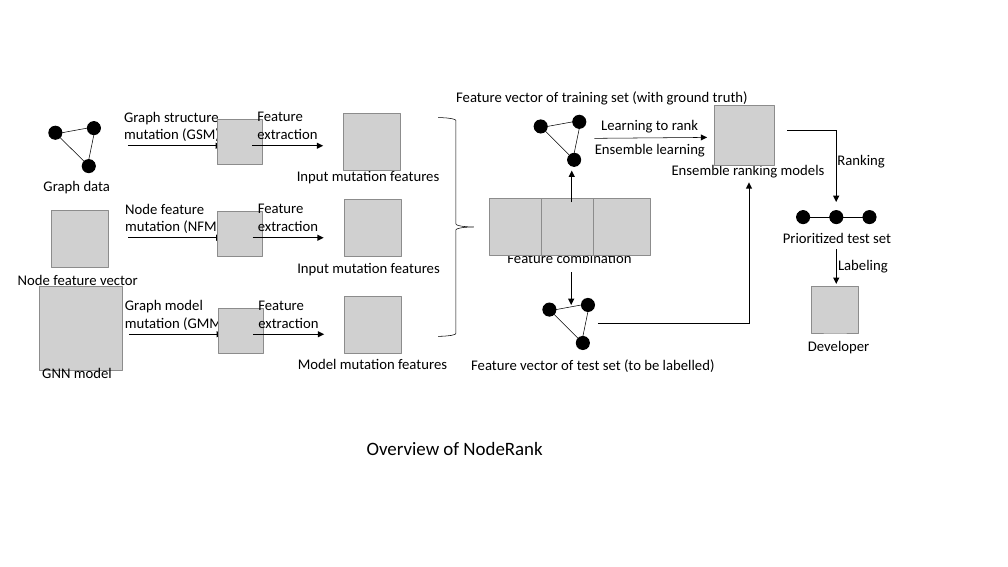
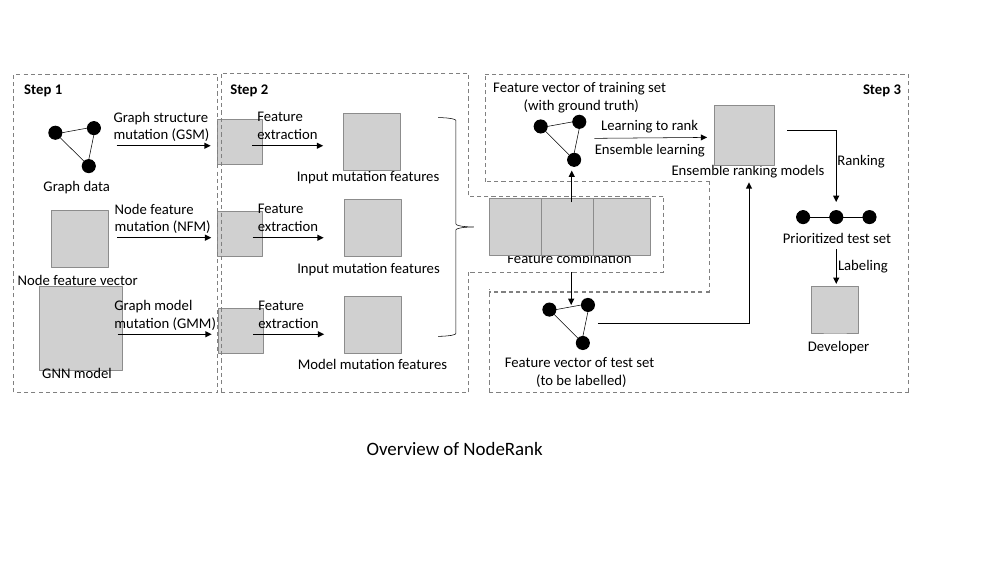
Before and after one commit to yinghuali/NodeRank, a slide deck: slide 13 of NodeRank.pptx (slide 10 before the commit). Drawn at 1008x567 pixels with LibreOffice and Linux fonts; fonts in the diff are those of the drawing; grey boxes stand for pictures. Boxes give left, top, right and bottom in pixels: in the first picture for what was removed or moved away, otherwise in the second. Text is boxed around its words. In the diff, an @@ line names an element or a change of style, - is before the commit and + after.

```diff
--- a/NodeRank.pptx
+++ b/NodeRank.pptx
@@ rectangle added at (14, 74, 218, 392), outline #808080 1 pt dashed @@
@@ text added at (24, 84, 62, 97), 14 pt, text #000000, bold @@
+Step 1
@@ line added from (222, 74) to (222, 392), #808080 1 pt dashed @@
@@ line added from (467, 73) to (222, 73), #808080 1 pt dashed @@
@@ text added at (230, 84, 268, 97), 14 pt, text #000000, bold @@
+Step 2
@@ line added from (469, 196) to (469, 74), #808080 1 pt dashed @@
@@ line added from (905, 74) to (485, 74), #808080 1 pt dashed @@
@@ line added from (485, 181) to (485, 73), #808080 1 pt dashed @@
@@ text at (493, 82, 666, 113): text changed @@
-Feature vector of training set (with ground truth)
+Feature vector of training set
+(with ground truth)
@@ text added at (863, 84, 901, 97), 14 pt, text #000000, bold @@
+Step 3
@@ line added from (909, 74) to (909, 392), #808080 1 pt dashed @@
@@ line added from (663, 197) to (469, 197), #808080 1 pt dashed @@
@@ line added from (710, 181) to (485, 181), #808080 1 pt dashed @@
@@ line added from (663, 198) to (663, 272), #808080 1 pt dashed @@
@@ line added from (710, 181) to (710, 292), #808080 1 pt dashed @@
@@ line added from (469, 392) to (469, 272), #808080 1 pt dashed @@
@@ line added from (664, 272) to (469, 272), #808080 1 pt dashed @@
@@ line added from (489, 392) to (489, 289), #808080 1 pt dashed @@
@@ line added from (710, 292) to (489, 292), #808080 1 pt dashed @@
@@ 3 texts, 3 arrows: place and size @@
-3 texts, 3 arrows at (124, 111, 226, 334)
+3 texts, 3 arrows at (114, 112, 216, 334)
@@ text at (505, 357, 654, 387): text changed @@
-Feature vector of test set (to be labelled)
+Feature vector of test set
+(to be labelled)
@@ line added from (467, 392) to (222, 392), #808080 1 pt dashed @@
@@ line added from (909, 392) to (489, 392), #808080 1 pt dashed @@
```
Also in this commit, not shown: 1 other slide changed, 4 slides added, 1 slide removed, 3 other files.
